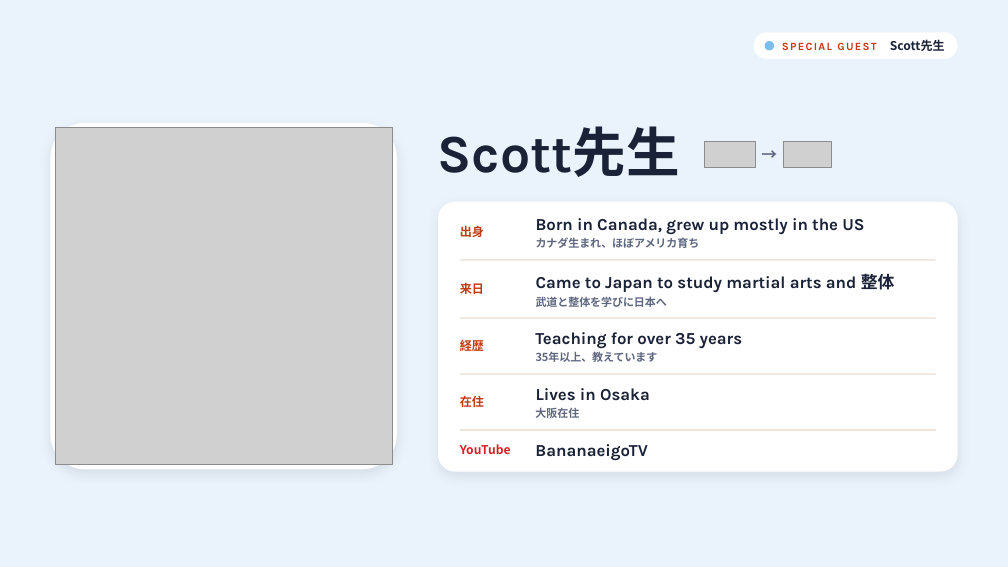
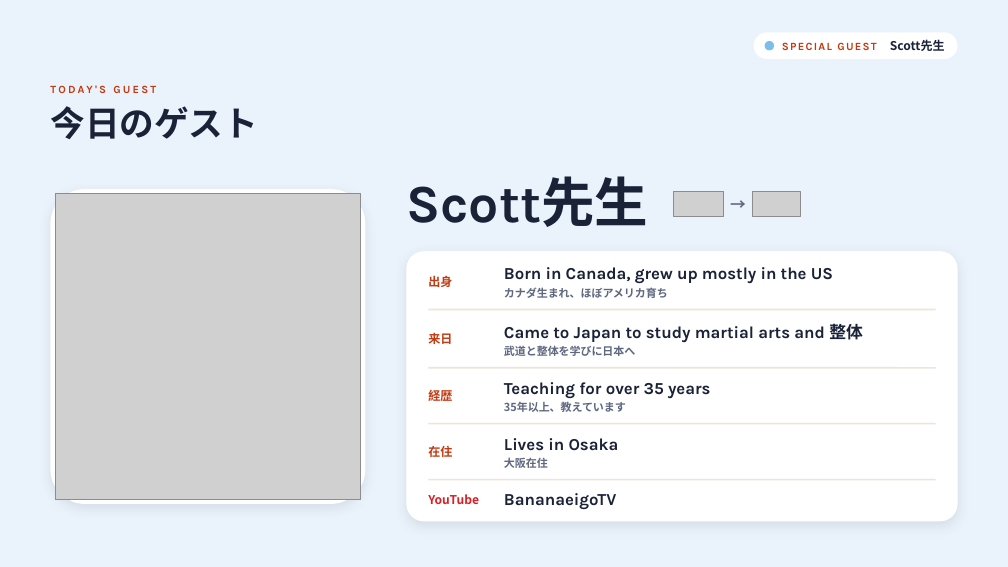
Before and after one commit to hinakajisaki-dev/hina-english, a slide deck: slide 2 of live/scott-will-can/scott-will-can.pptx. Drawn at 1008x567 pixels with LibreOffice and Linux fonts; fonts in the diff are those of the drawing; grey boxes stand for pictures. Boxes give left, top, right and bottom in pixels: in the first picture for what was removed or moved away, otherwise in the second. Text is boxed around its words. In the diff, an @@ line names an element or a change of style, - is before the commit and + after.

```diff
--- a/live/scott-will-can/scott-will-can.pptx
+++ b/live/scott-will-can/scott-will-can.pptx
@@ text added at box(50, 85, 156, 93), 10.5 pt, text #C23B12, bold @@
+TODAY'S GUEST
@@ text added at box(50, 106, 258, 139), 33 pt, text #1A2238, bold @@
+今日のゲスト
@@ rounded rectangle: place and size @@
-rounded rectangle at box(51, 123, 397, 469)
+rounded rectangle at box(51, 189, 366, 504)
@@ rounded rectangle at box(51, 189, 366, 504): proportions changed @@
@@ picture: place and size @@
-picture at box(55, 128, 392, 465)
+picture at box(55, 194, 361, 499)
@@ 14 texts, 2 pictures: place and size @@
-14 texts, 2 pictures at box(438, 126, 895, 461)
+14 texts, 2 pictures at box(406, 176, 863, 509)
@@ rounded rectangle: place and size @@
-rounded rectangle at box(438, 202, 958, 472)
+rounded rectangle at box(407, 251, 958, 521)
@@ line moved from (460, 318) - (936, 318) to (429, 309) - (936, 309) @@
@@ line moved from (460, 374) - (936, 374) to (429, 368) - (936, 368) @@
@@ text at box(428, 446, 452, 457): text changed; size 10.5 to 11.5 pt; text colour #5E6780 to #C23B12 @@
-大阪在住
+在住
@@ line moved from (460, 430) - (936, 430) to (429, 423) - (936, 423) @@
@@ line moved from (460, 260) - (936, 260) to (429, 479) - (936, 479) @@
@@ text at box(504, 457, 548, 468): text changed; size 11.5 to 10.5 pt; text colour #C23B12 to #5E6780 @@
-在住
+大阪在住
```
Also in this commit, not shown: 5 other slides changed, 7 other files.
